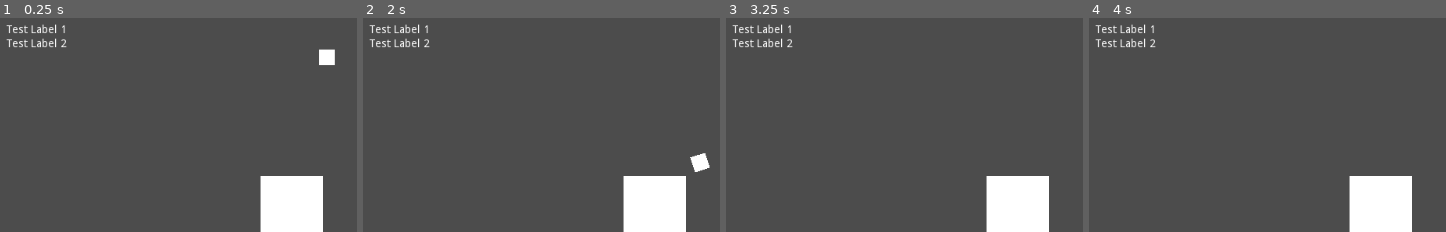
Above: before the commit, frames 1-4 (left to right).
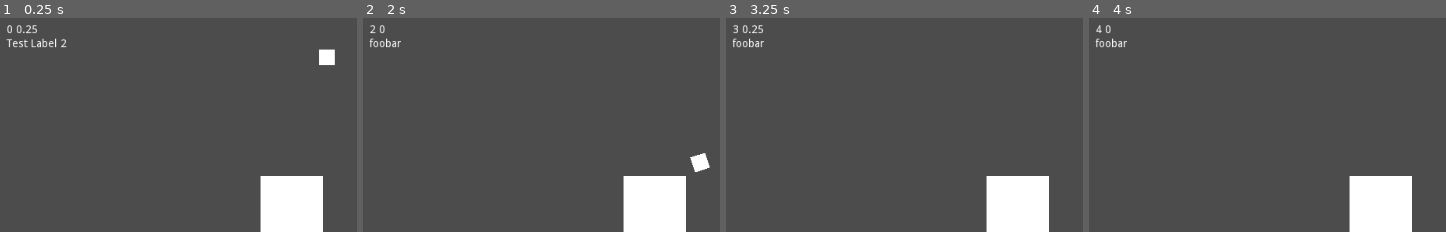
Above: after the commit, the same moments.

Repository: ajahar/FGJ_2020
Game: Godot game, scene res://Play.tscn
The game is run twice, just before and just after one commit, with the same random seed, the same clock (stepped at 60 frames per second) and the same inputs.
Inputs:
- Up to frame 1 (0.25 s): no input
- Up to frame 2 (2 s): no input
- Up to frame 3 (3.25 s): no input
- Up to frame 4 (4 s): no input
The pictures show only the part of the screen within x 0-50%, y 0-50%; the shares and areas given below are measured in that part.

The runs differ from the first frame. In frame 1, 0.4% of the frame differs, in the area x 1-19%, y 2-8%; in frame 2, 0.7%; in frame 3, 0.7%, in the area x 1-19%, y 2-15%; in frame 4, 0.7%.

Commit message:
Create a GameManager singleton and a script for GUI logic

Diff:
--- a/Scenes/Antti.tscn
+++ b/Scenes/Antti.tscn
@@ -1,7 +1,12 @@
-[gd_scene load_steps=2 format=2]
+[gd_scene load_steps=3 format=2]
 
 [ext_resource path="res://Blocks/TestBlock.tscn" type="PackedScene" id=1]
+[ext_resource path="res://Systems/GUI.tscn" type="PackedScene" id=2]
 
 [node name="Root" type="Node2D"]
 
-[node name="RigidBody2D" parent="." instance=ExtResource( 1 )]
+[node name="GUI" parent="." instance=ExtResource( 2 )]
+margin_right = 117.0
+margin_bottom = 72.0
+
+[node name="TestBlock" parent="." instance=ExtResource( 1 )]
--- /dev/null
+++ b/Systems/GUI.gd
@@ -0,0 +1,17 @@
+extends MarginContainer
+
+onready var play_time: Label = get_node("VBoxContainer/PlayTime")
+onready var score: Label = get_node("VBoxContainer/Score")
+
+# Called when the node enters the scene tree for the first time.
+func _ready():
+	GameManager.connect("update_score", self, "on_update_score")
+
+
+# Called every frame. 'delta' is the elapsed time since the previous frame.
+func _process(delta):
+	play_time.set_text("%s %s" % [GameManager.play_time, GameManager.game_timer])
+
+
+func on_update_score(signal_text):
+	score.set_text(signal_text)
--- a/Systems/GUI.tscn
+++ b/Systems/GUI.tscn
@@ -1,4 +1,6 @@
-[gd_scene format=2]
+[gd_scene load_steps=2 format=2]
+
+[ext_resource path="res://Systems/GUI.gd" type="Script" id=1]
 
 [node name="GUI" type="MarginContainer"]
 anchor_right = 1.0
@@ -6,6 +8,7 @@
 custom_constants/margin_top = 20
 custom_constants/margin_left = 20
 custom_constants/margin_bottom = 20
+script = ExtResource( 1 )
 __meta__ = {
 "_edit_use_anchors_": false
 }
@@ -13,16 +16,16 @@
 [node name="VBoxContainer" type="VBoxContainer" parent="."]
 margin_left = 20.0
 margin_top = 20.0
-margin_right = 97.0
+margin_right = 1004.0
 margin_bottom = 52.0
 
-[node name="Label1" type="Label" parent="VBoxContainer"]
-margin_right = 77.0
+[node name="PlayTime" type="Label" parent="VBoxContainer"]
+margin_right = 984.0
 margin_bottom = 14.0
 text = "Test Label 1"
 
-[node name="Label2" type="Label" parent="VBoxContainer"]
+[node name="Score" type="Label" parent="VBoxContainer"]
 margin_top = 18.0
-margin_right = 77.0
+margin_right = 984.0
 margin_bottom = 32.0
 text = "Test Label 2"
--- /dev/null
+++ b/Systems/GameManager.gd
@@ -0,0 +1,22 @@
+extends Node2D
+
+signal update_score
+
+var game_timer = 0.0
+var play_time = 0
+
+# Called when the node enters the scene tree for the first time.
+func _ready():
+	pass
+
+
+# Called every frame. 'delta' is the elapsed time since the previous frame.
+func _process(delta):
+	game_timer += delta
+
+	if game_timer > 1.0:
+		game_timer = 0.0
+		play_time += 1
+
+	if play_time == 2:
+		emit_signal("update_score", "foobar")
--- /dev/null
+++ b/Systems/GameManager.tscn
@@ -0,0 +1,6 @@
+[gd_scene load_steps=2 format=2]
+
+[ext_resource path="res://Systems/GameManager.gd" type="Script" id=1]
+
+[node name="GameManager" type="Node2D"]
+script = ExtResource( 1 )
--- a/project.godot
+++ b/project.godot
@@ -19,6 +19,10 @@
 run/main_scene="res://Play.tscn"
 config/icon="res://icon.png"
 
+[autoload]
+
+GameManager="*res://Systems/GameManager.tscn"
+
 [rendering]
 
 quality/driver/driver_name="GLES2"
